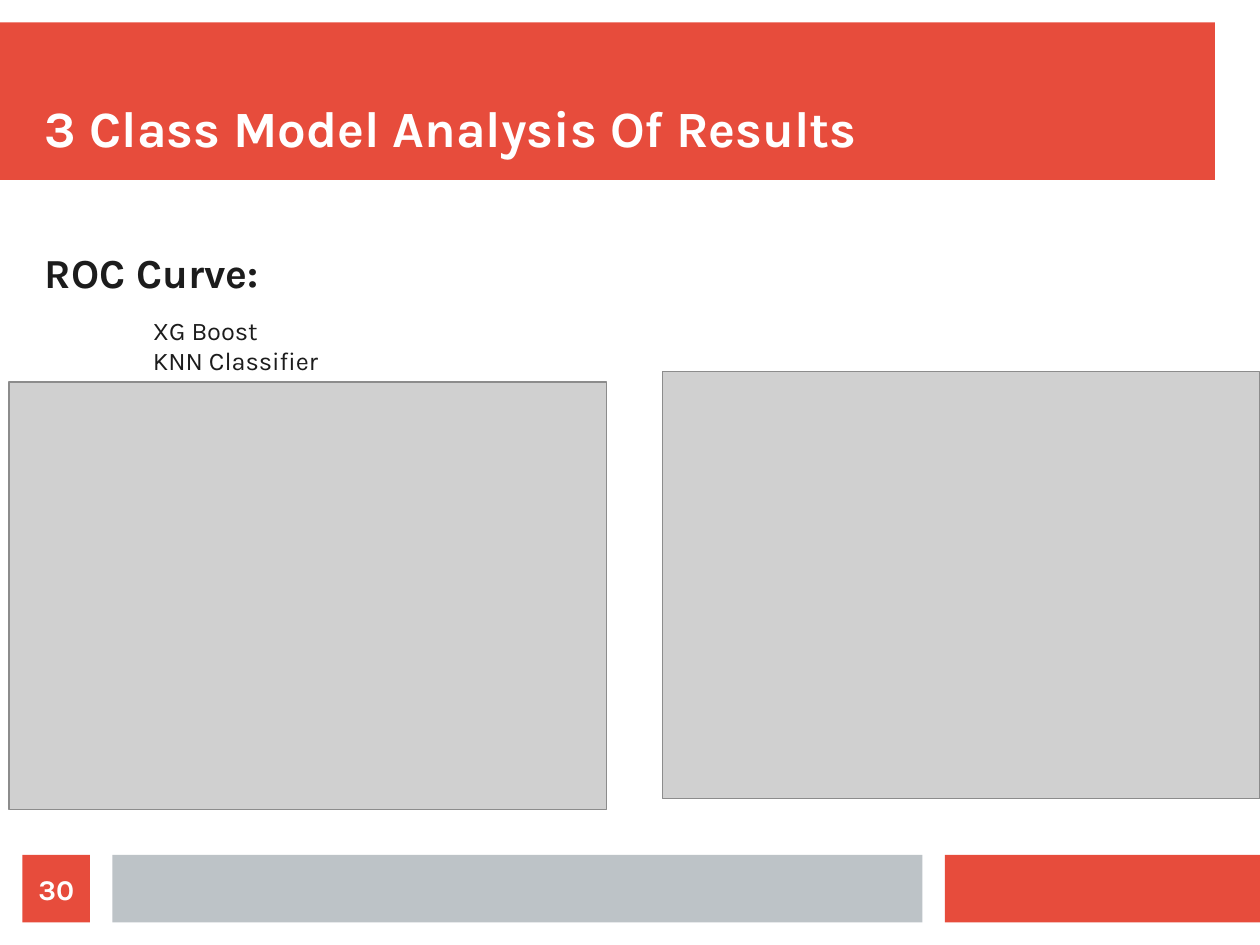
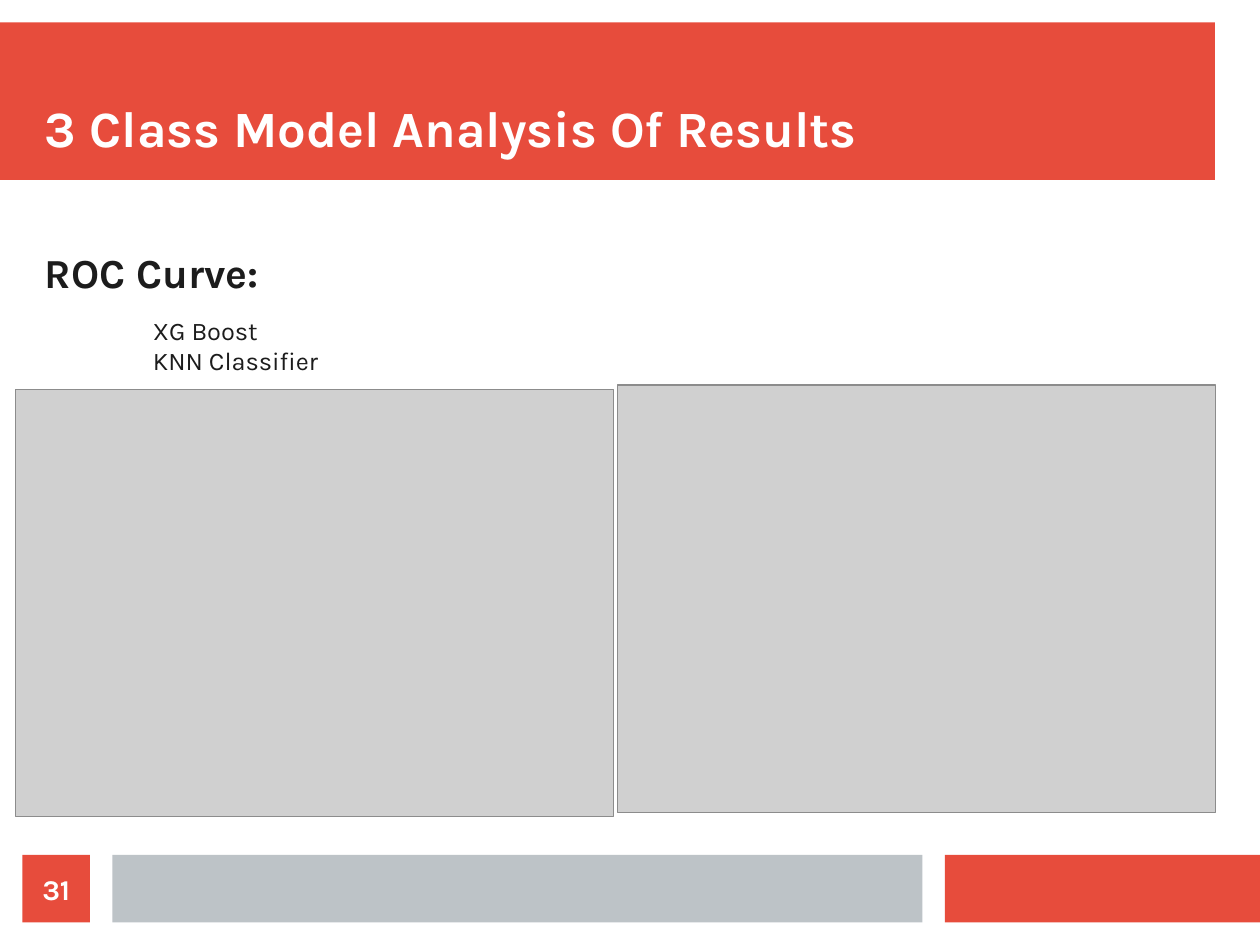
Before and after one commit to gurkpet/Solar-Panel-Market-Modeling, a slide deck: slide 31 of Solar Panel Market Modeling Presentation.odp (slide 30 before the commit). Drawn at 1260x945 pixels with LibreOffice and Linux fonts; fonts in the diff are those of the drawing; grey boxes stand for pictures. Boxes give left, top, right and bottom in pixels: in the first picture for what was removed or moved away, otherwise in the second. Text is boxed around its words. In the diff, an @@ line names an element or a change of style, - is before the commit and + after.

```diff
--- a/Solar Panel Market Modeling Presentation.odp
+++ b/Solar Panel Market Modeling Presentation.odp
@@ picture: place and size @@
-picture at (662, 372, 1260, 799)
+picture at (619, 385, 1217, 813)
@@ picture: place and size @@
-picture at (9, 382, 607, 810)
+picture at (16, 390, 614, 818)
@@ page number at (42, 881, 70, 901): text changed @@
-30
+31
```
Also in this commit, not shown: 15 other slides changed, 1 slide added, 1 other file.
